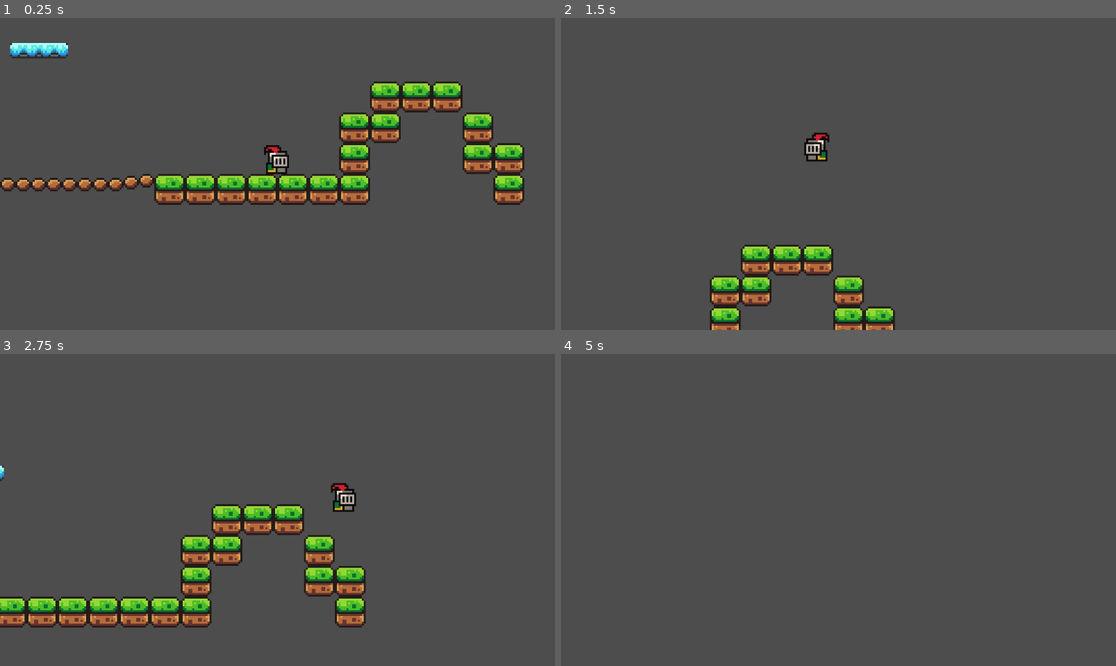
Above: before the commit, frames 1-4 (two rows, left to right).
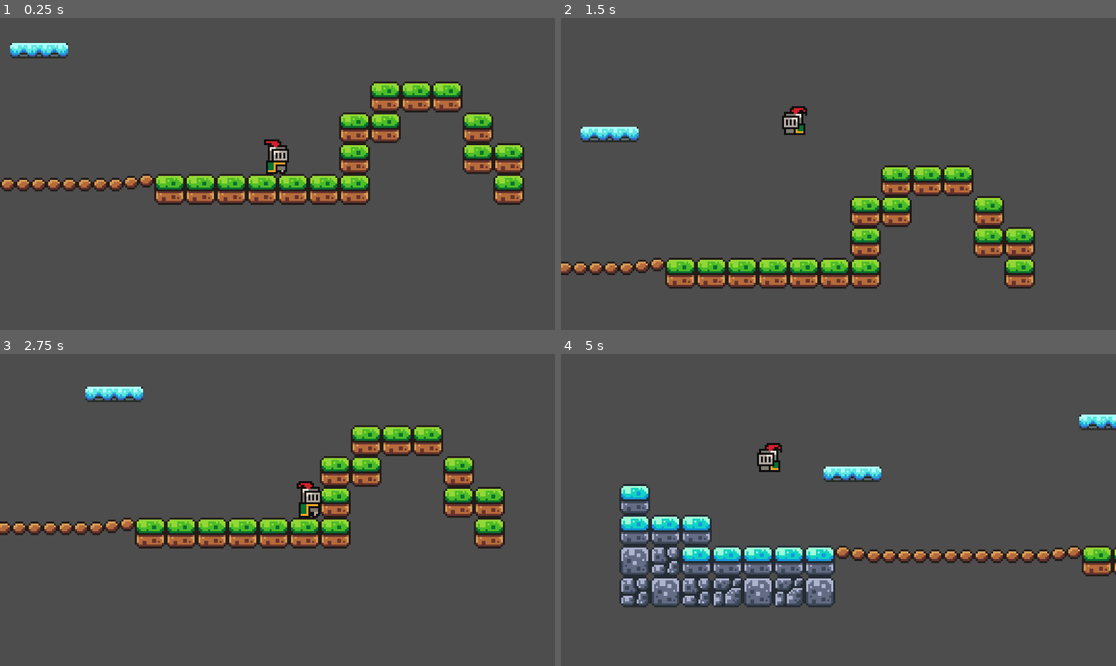
Above: after the commit, the same moments.

Repository: generallyy/platformer-brackeys-2
Game: Godot game, scene res://scenes/game.tscn
Two runs of this game, one before a commit and one after it. Both use one fixed random seed, a clock stepped at 60 frames per second and the inputs below.
Inputs:
- Up to frame 1 (0.25 s): no input
- Up to frame 2 (1.5 s): hold Right (move_right) 0.53-1.28 s; tap Space (jump) at 0.6, 0.77, 1.07, 1.35 s; hold Left (move_left) from 1.28 s (still down)
- Up to frame 3 (2.75 s): tap Space (jump) at 1.52, 1.82, 2.1 s; release Left (move_left) at 2.03 s; hold Right (move_right) from 2.03 s (still down)
- Up to frame 4 (5 s): tap Space (jump) at 2.85, 3.02, 3.32, 3.6, 3.77, 4.07, 4.35, 4.52, 4.82 s; release Right (move_right) at 3.53 s; hold Left (move_left) from 3.53 s (still down)

The runs differ from the first frame. In frame 1, 0.3% of the frame differs, in the area x 47-53%, y 38-51%; in frame 2, 13%; in frame 3, 18%, in the area x 0-91%, y 10-88%; in frame 4, 11%.

Commit message:
Added Boost Jump
Refactored a bit, added a second horizontal jump. Also added GPU particle effects. Cheers!

Diff:
--- a/scenes/Player.tscn
+++ b/scenes/Player.tscn
@@ -1,7 +1,8 @@
-[gd_scene load_steps=26 format=3 uid="uid://cf8mwbv72ysx5"]
+[gd_scene load_steps=30 format=3 uid="uid://cf8mwbv72ysx5"]
 
 [ext_resource type="Texture2D" uid="uid://1jcup4os5nef" path="res://assets/sprites/knight.png" id="1_okj15"]
 [ext_resource type="Script" path="res://scripts/player.gd" id="1_wlgh5"]
+[ext_resource type="Texture2D" uid="uid://b1el231v8ig0m" path="res://assets/white_circle.png" id="3_a8hje"]
 
 [sub_resource type="AtlasTexture" id="AtlasTexture_b17sb"]
 atlas = ExtResource("1_okj15")
@@ -103,7 +104,7 @@
 "texture": SubResource("AtlasTexture_qljlw")
 }],
 "loop": true,
-"name": &"default",
+"name": &"idle",
 "speed": 5.0
 }, {
 "frames": [{
@@ -171,6 +172,21 @@
 [sub_resource type="CircleShape2D" id="CircleShape2D_ngcs4"]
 radius = 5.0
 
+[sub_resource type="Curve" id="Curve_rki24"]
+_data = [Vector2(0, 1), 0.0, 0.0, 0, 0, Vector2(0.893333, 0), 0.0, 0.0, 0, 0]
+point_count = 2
+
+[sub_resource type="CurveTexture" id="CurveTexture_wkbom"]
+curve = SubResource("Curve_rki24")
+
+[sub_resource type="ParticleProcessMaterial" id="ParticleProcessMaterial_1085j"]
+spread = 35.334
+initial_velocity_min = 200.0
+initial_velocity_max = 200.0
+angular_velocity_max = 64.72
+gravity = Vector3(0, 0, 0)
+scale_curve = SubResource("CurveTexture_wkbom")
+
 [node name="Player" type="CharacterBody2D"]
 z_index = 5
 script = ExtResource("1_wlgh5")
@@ -179,10 +195,21 @@
 texture_filter = 1
 position = Vector2(0, -12)
 sprite_frames = SubResource("SpriteFrames_sqkdx")
-animation = &"jump"
-autoplay = "default"
-frame_progress = 0.827304
+animation = &"idle"
+autoplay = "idle"
 
 [node name="CollisionShape2D" type="CollisionShape2D" parent="."]
 position = Vector2(0, -5)
 shape = SubResource("CircleShape2D_ngcs4")
+
+[node name="EffectsAnchor" type="Node2D" parent="."]
+
+[node name="BoostParticles" type="GPUParticles2D" parent="EffectsAnchor"]
+emitting = false
+amount = 20
+process_material = SubResource("ParticleProcessMaterial_1085j")
+texture = ExtResource("3_a8hje")
+lifetime = 0.36
+one_shot = true
+explosiveness = 1.0
+randomness = 1.0
--- a/scenes/game.tscn
+++ b/scenes/game.tscn
@@ -406,6 +406,21 @@
 physics_layer_0/collision_layer = 1
 sources/0 = SubResource("TileSetAtlasSource_q4vnh")
 
+[sub_resource type="Animation" id="Animation_2r32b"]
+length = 0.001
+tracks/0/type = "value"
+tracks/0/imported = false
+tracks/0/enabled = true
+tracks/0/path = NodePath(".:position")
+tracks/0/interp = 1
+tracks/0/loop_wrap = true
+tracks/0/keys = {
+"times": PackedFloat32Array(0),
+"transitions": PackedFloat32Array(1),
+"update": 0,
+"values": [Vector2(-145, -60)]
+}
+
 [sub_resource type="Animation" id="Animation_tdesf"]
 resource_name = "move"
 loop_mode = 2
@@ -422,21 +437,6 @@
 "values": [Vector2(-145, -60), Vector2(-47, -60)]
 }
 
-[sub_resource type="Animation" id="Animation_2r32b"]
-length = 0.001
-tracks/0/type = "value"
-tracks/0/imported = false
-tracks/0/enabled = true
-tracks/0/path = NodePath(".:position")
-tracks/0/interp = 1
-tracks/0/loop_wrap = true
-tracks/0/keys = {
-"times": PackedFloat32Array(0),
-"transitions": PackedFloat32Array(1),
-"update": 0,
-"values": [Vector2(-145, -60)]
-}
-
 [sub_resource type="AnimationLibrary" id="AnimationLibrary_a2a71"]
 _data = {
 "RESET": SubResource("Animation_2r32b"),
--- a/scripts/player.gd
+++ b/scripts/player.gd
@@ -4,45 +4,106 @@
 const SPEED = 200.0
 const JUMP_VELOCITY = -300.0
 
+
+var is_boosting = false
+var boost_timer = 0.0
+const BOOST_DURATION = 0.2 # SECONDS
+const BOOST_SPEED = 300.0	# constant horizontal speed
+
+var is_frozen = false
+var freeze_timer = 0.0
+const FREEZE_DURATION = 0.2 # SECONDS
+
+
 # Get the gravity from the project settings to be synced with RigidBody nodes.
 var gravity = ProjectSettings.get_setting("physics/2d/default_gravity")
+var has_air_boosted = false
+var facing_direction = 1 	# right = 1, left = -1
 @onready var animated_sprite = $AnimatedSprite2D
 
 func _physics_process(delta):
-	# Add the gravity.
-	if not is_on_floor():
-		velocity.y += gravity * delta
-
-	# Handle jump.
-	if Input.is_action_just_pressed("jump") and is_on_floor():
-		velocity.y = JUMP_VELOCITY
-
 	# Get the input direction and handle the movement/deceleration.
 	# As good practice, you should replace UI actions with custom gameplay actions.
 	var direction = Input.get_axis("move_left", "move_right")
 
 	# flip sprite or don't flip sprite
-	if direction > 0:
-		animated_sprite.flip_h = false
-	elif direction < 0:
-		animated_sprite.flip_h = true
+	update_direction(direction)
+	update_animation()
 
+		# Handle jump.
+	if Input.is_action_just_pressed("jump"):
+		if is_on_floor():
+			velocity.y = JUMP_VELOCITY
+			has_air_boosted = false
+		elif not has_air_boosted:
+			start_air_boost()
+
+	# Add the gravity.
+	if not is_on_floor() and not is_boosting:
+		velocity.y += gravity * delta
+
+	update_air_boost(delta)
+	update_freeze(delta)
+	if is_frozen:
+		return		# skips movement physics
+
+		# apply movement
+	if is_on_floor() or not is_boosting:
+		if direction:
+			velocity.x = direction * SPEED
+		else:
+			velocity.x = move_toward(velocity.x, 0, SPEED)
+
+
+	move_and_slide()
+
+func update_direction(direction: float):
+	if direction != 0:
+		facing_direction = sign(direction)
+	animated_sprite.flip_h = (facing_direction == - 1)
+
+func update_animation():
 	if is_on_floor():
-		if direction == 0:
+		if abs(velocity.x) < 1:
 			animated_sprite.play("idle")
 		else:
 			animated_sprite.play("run")
 	else:
 		animated_sprite.play("jump")
 
+func start_air_boost():
+	if not has_air_boosted and not is_on_floor():
+		is_boosting = true
+		boost_timer = BOOST_DURATION
+		has_air_boosted = true
 
+		$EffectsAnchor.position.x = -facing_direction * 10
+		$EffectsAnchor/BoostParticles.process_material.direction = Vector3(-facing_direction, 0, 0)
+		effect_boost()
 
+func update_air_boost(delta):
+	if is_boosting:
+		boost_timer -= delta
+		velocity.x = facing_direction * BOOST_SPEED
+		velocity.y = 0  # Optional: freeze vertical motion
+		if boost_timer <= 0:
+			is_boosting = false
+			velocity.x -= facing_direction * BOOST_SPEED
+			start_freeze(FREEZE_DURATION)
 
+func start_freeze(duration: float):
+	is_frozen = true
+	freeze_timer = duration
+	velocity = Vector2.ZERO  # lock player instantly
 
-	# apply movement
-	if direction:
-		velocity.x = direction * SPEED
-	else:
-		velocity.x = move_toward(velocity.x, 0, SPEED)
+func update_freeze(delta):
+	if is_frozen:
+		freeze_timer -= delta
+		velocity = Vector2.ZERO  # Optional: keep locked during freeze
+		if freeze_timer <= 0:
+			is_frozen = false
 
-	move_and_slide()
+func effect_boost():
+	$EffectsAnchor/BoostParticles.restart()
+	$EffectsAnchor/BoostParticles.emitting = true
+	#$BoostSound.play()
Binary file added: assets/white_circle.png
Not shown, added: assets/white_circle.png.import
